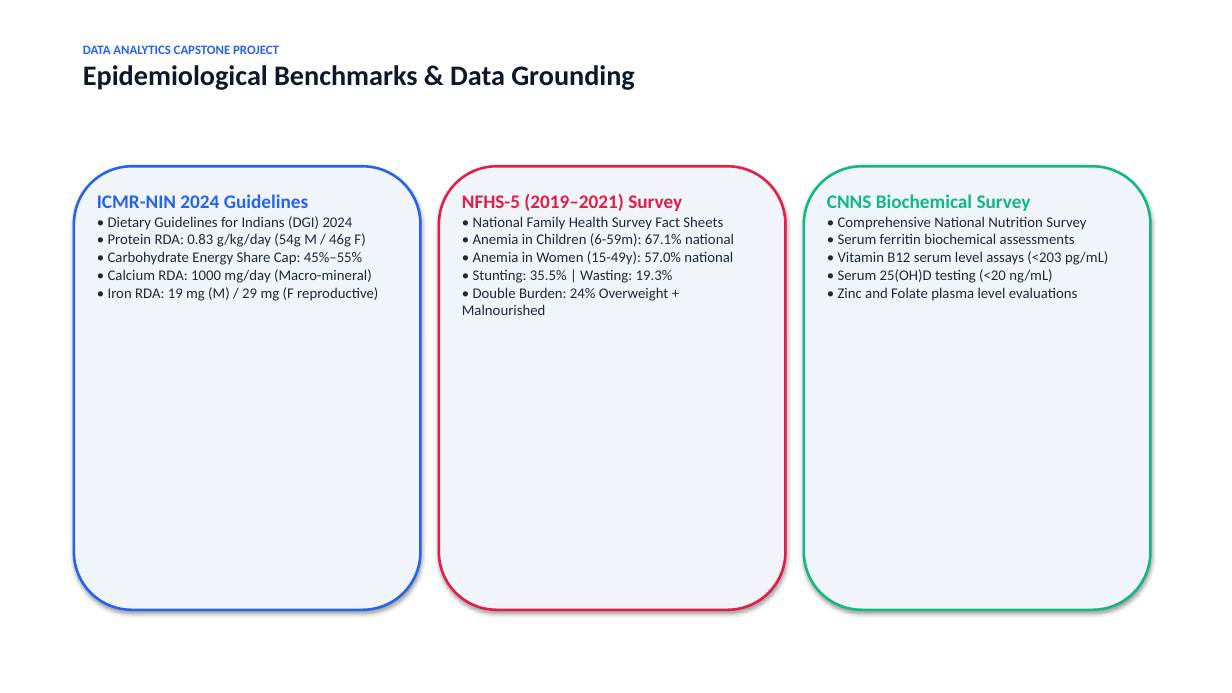
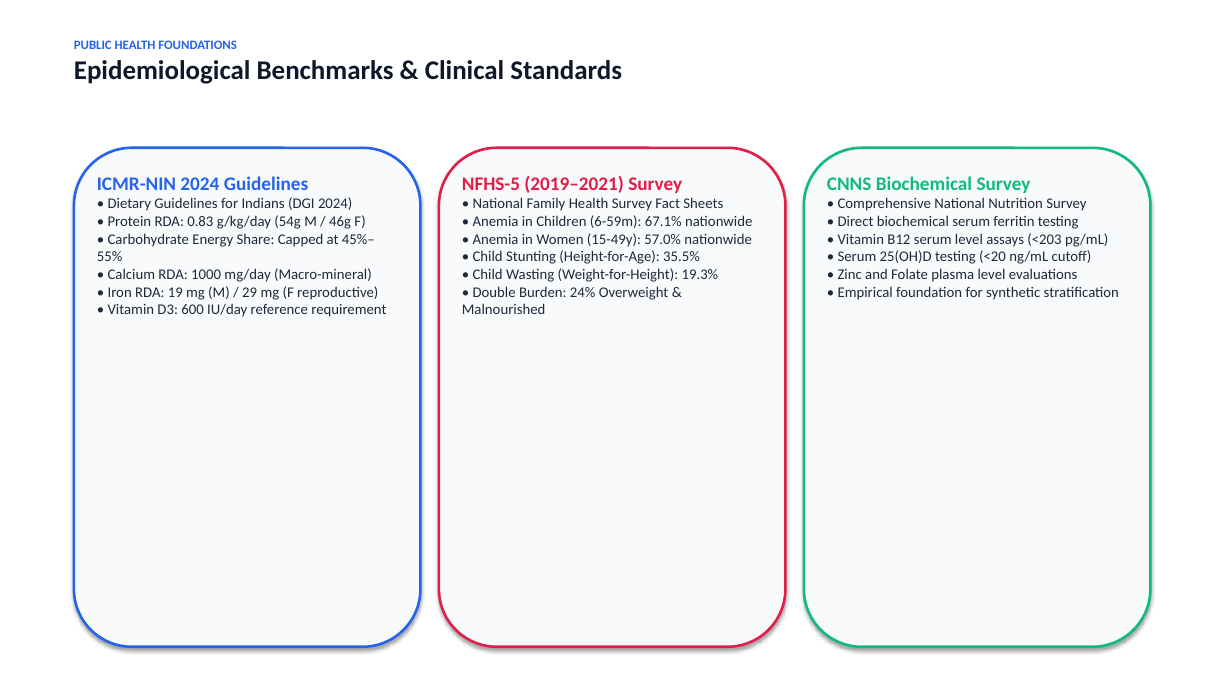
Before and after one commit to yeshwanthkushi25-glitch/india-nutrient-deficiency-analytics, a slide deck: slide 3 of google_classroom_submission/Project_PPT.pptx. Drawn at 1232x693 pixels with LibreOffice and Linux fonts; fonts in the diff are those of the drawing. Boxes give left, top, right and bottom in pixels: in the first picture for what was removed or moved away, otherwise in the second. Text is boxed around its words. In the diff, an @@ line names an element or a change of style, - is before the commit and + after.

Commit message:
feat: upgrade Power BI Dashboard (DIY Lab template), presentation PPT (visual slides & charts), and project report (embedded figures)

```diff
--- a/google_classroom_submission/Project_PPT.pptx
+++ b/google_classroom_submission/Project_PPT.pptx
@@ text at (74, 40, 622, 84): text changed; size 22 to 21 pt @@
-DATA ANALYTICS CAPSTONE PROJECT
-Epidemiological Benchmarks & Data Grounding
+PUBLIC HEALTH FOUNDATIONS
+Epidemiological Benchmarks & Clinical Standards
@@ rounded rectangle: place and size @@
-rounded rectangle at (74, 166, 421, 610)
+rounded rectangle at (74, 148, 421, 647)
@@ rounded rectangle: place and size @@
-rounded rectangle at (439, 166, 786, 610)
+rounded rectangle at (439, 148, 786, 647)
@@ fill #F1F5F9 to #F8FAFC in 3 elements at (74, 148, 421, 647), (439, 148, 786, 647), (804, 148, 1151, 647) @@
@@ rounded rectangle: place and size @@
-rounded rectangle at (804, 166, 1151, 610)
+rounded rectangle at (804, 148, 1151, 647)
@@ text "ICMR-NIN 2024 Guidelines": place and size @@
-text "ICMR-NIN 2024 Guidelines" at (97, 194, 378, 301)
+text "ICMR-NIN 2024 Guidelines" at (97, 176, 386, 317)
@@ text "NFHS-5 (2019–2021) Survey": place and size @@
-text "NFHS-5 (2019–2021) Survey" at (462, 194, 734, 315)
+text "NFHS-5 (2019–2021) Survey" at (462, 176, 752, 314)
@@ text "CNNS Biochemical Survey": place and size @@
-text "CNNS Biochemical Survey" at (827, 194, 1108, 301)
+text "CNNS Biochemical Survey" at (827, 176, 1119, 300)
@@ text at (108, 197, 352, 211): text changed @@
-• Dietary Guidelines for Indians (DGI) 2024
+• Dietary Guidelines for Indians (DGI 2024)
@@ text at (97, 233, 375, 261): text changed @@
-• Carbohydrate Energy Share Cap: 45%–55%
+• Carbohydrate Energy Share: Capped at 45%–55%
@@ text at (462, 215, 752, 314): text changed @@
-• Anemia in Children (6-59m): 67.1% national
-• Anemia in Women (15-49y): 57.0% national
-• Stunting: 35.5% | Wasting: 19.3%
-• Double Burden: 24% Overweight + Malnourished
+• Anemia in Children (6-59m): 67.1% nationwide
+• Anemia in Women (15-49y): 57.0% nationwide
+• Child Stunting (Height-for-Age): 35.5%
+• Child Wasting (Weight-for-Height): 19.3%
+• Double Burden: 24% Overweight & Malnourished
@@ text at (838, 215, 1079, 229): text changed @@
-• Serum ferritin biochemical assessments
+• Direct biochemical serum ferritin testing
@@ text at (838, 250, 1092, 264): text changed @@
-• Serum 25(OH)D testing (<20 ng/mL)
+• Serum 25(OH)D testing (<20 ng/mL cutoff)
@@ text at (838, 286, 1119, 300): paragraph added @@
+• Empirical foundation for synthetic stratification
@@ text at (108, 303, 386, 317): paragraph added @@
+• Vitamin D3: 600 IU/day reference requirement
```
Also in this commit, not shown: 3 other slides changed, 8 slides added, 7 slides removed, 9 other files.
